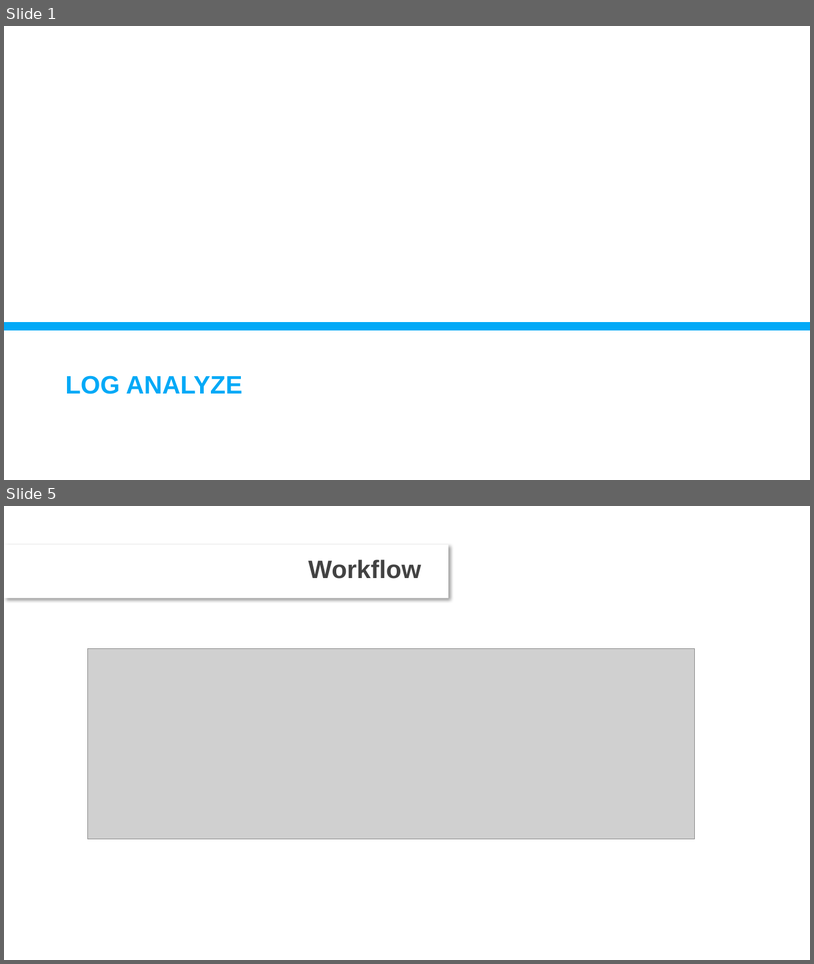
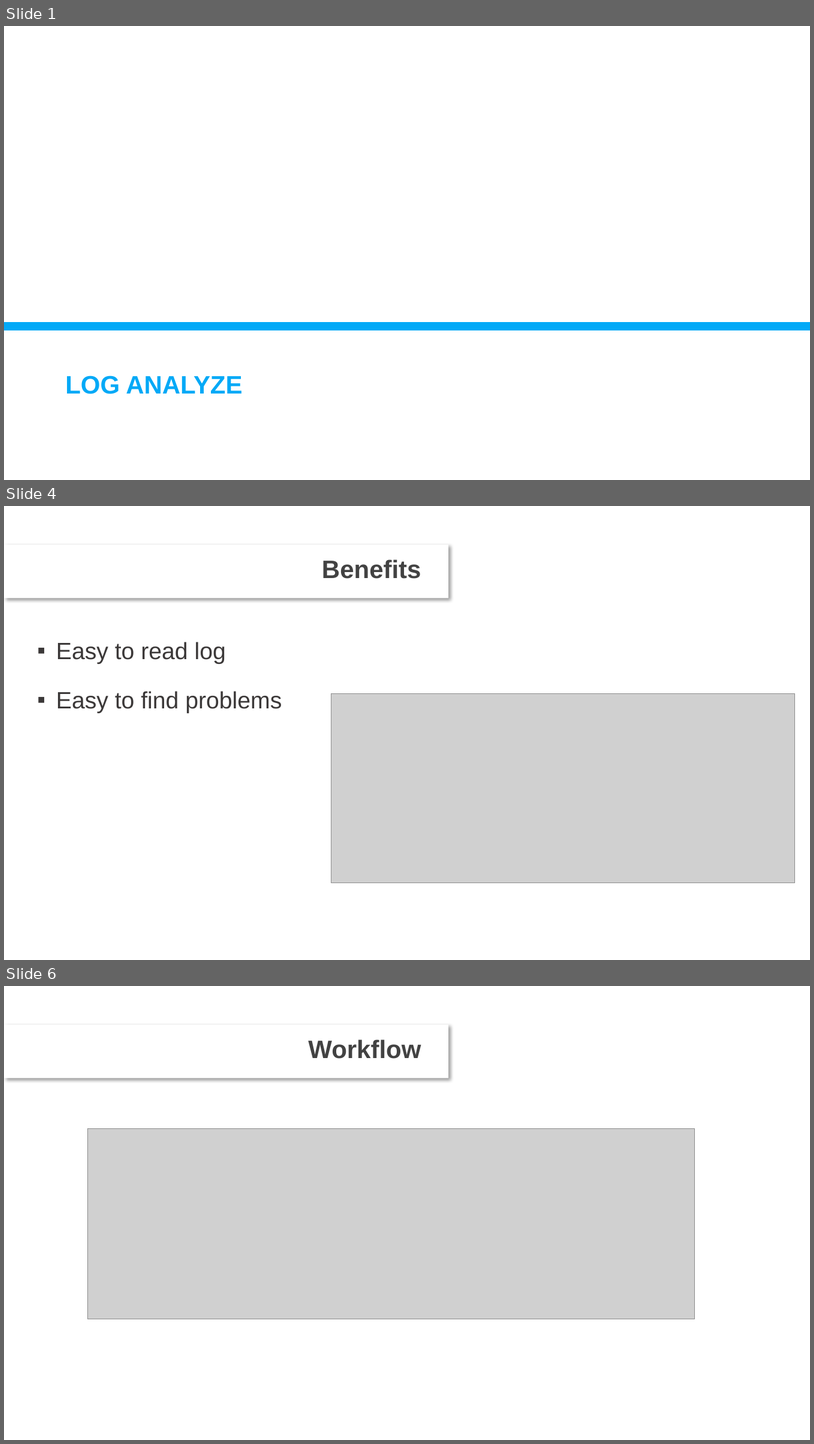
Before and after one commit to DevDay2019-AxonActive/DevDay2019---Advanced-Java, a slide deck: presentations/Log analyze.pptx. Shown one above the other, each under a label of ours: slides 1 and 5 before the commit, slides 1, 4 and 6 after it; the slides between them are not shown. The pictures are 814x964 and 814x1444 pixels, drawn with LibreOffice and Linux fonts; fonts in the diff are those of the drawing; grey boxes stand for pictures; background and template pictures are left out. Boxes give left, top, right and bottom in pixels: in the first picture for what was removed or moved away, otherwise in the second. Text is boxed around its words. In the diff, an @@ line names an element or a change of style, - is before the commit and + after.

```diff
--- a/presentations/Log analyze.pptx
+++ b/presentations/Log analyze.pptx
@@ slide 4 added at [4,506,810,960], background picture (left out); not listed: 1 template element that a slide beside it also shows @@
@@ title added at [322,559,422,579], 30 pt, text #424242, bold @@
+Benefits
@@ text added at [56,642,282,713], 28 pt, text #3B3838 @@
+▪ Easy to read log
+▪ Easy to find problems
@@ picture added at [332,694,796,882] @@
@@ what was slide 5 is now slide 6 @@
```
Also in this commit, not shown: 2 slides changed, 1 other slide added, 1 slide removed.
